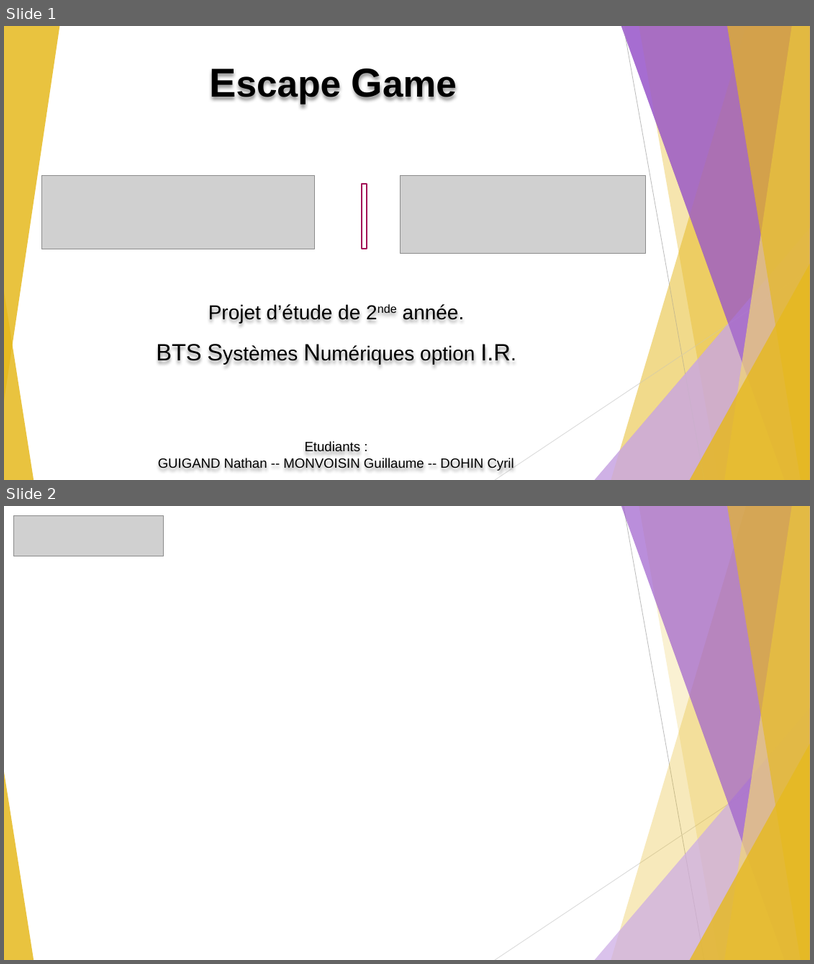
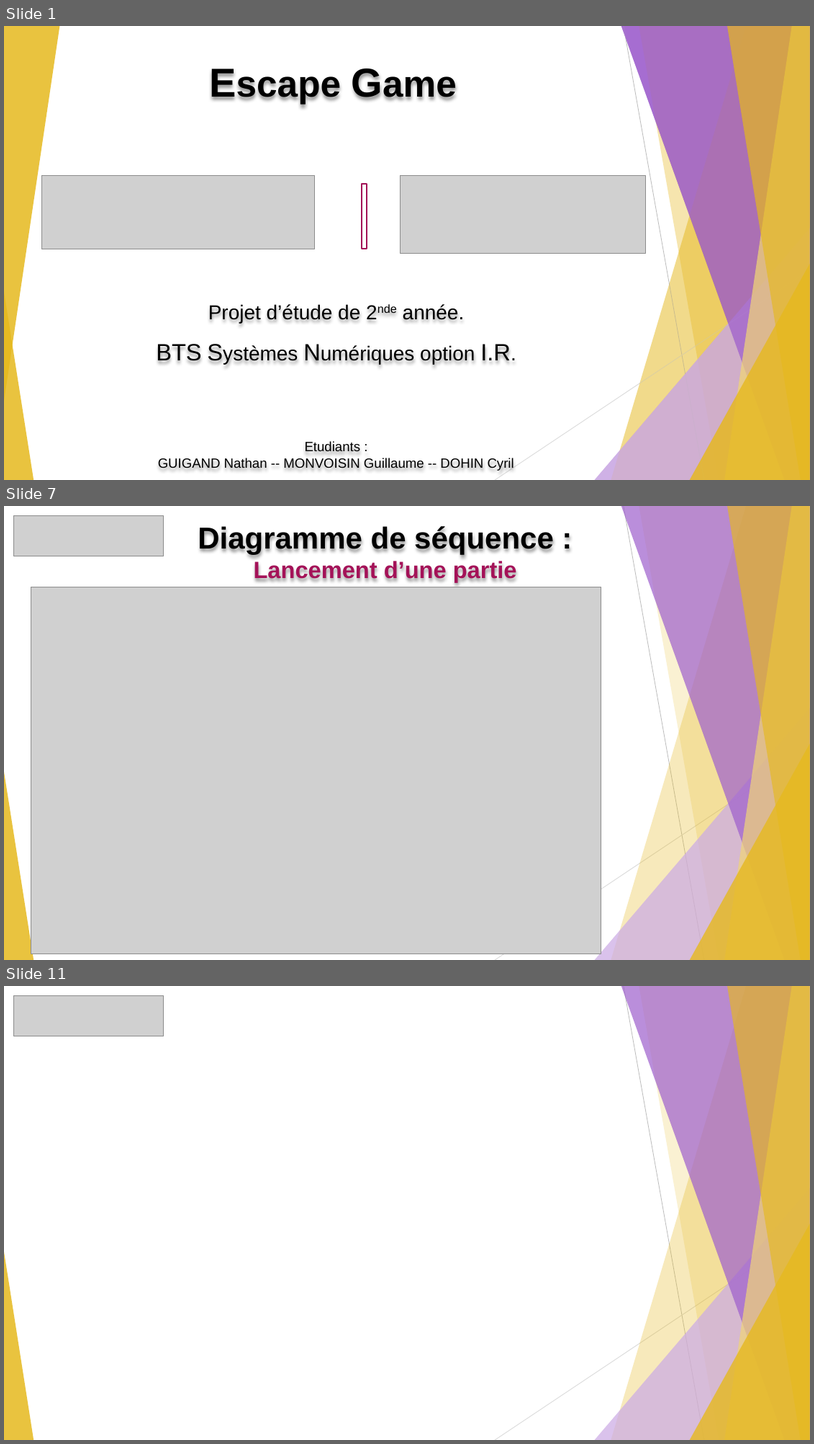
Before and after one commit to GuiguiMvn/Systeme-Escape-Game-Telethon, a slide deck: Nathan/PowerPoint modèle (à copier_coller).pptx. Shown one above the other, each under a label of ours: slides 1 and 2 before the commit, slides 1, 7 and 11 after it; the slides between them are not shown. The pictures are 814x964 and 814x1444 pixels, drawn with LibreOffice and Linux fonts; fonts in the diff are those of the drawing; grey boxes stand for pictures. Boxes give left, top, right and bottom in pixels: in the first picture for what was removed or moved away, otherwise in the second. Text is boxed around its words. In the diff, an @@ line names an element or a change of style, - is before the commit and + after.

Commit message:
Modification diagramme de séquence, Modification du diaporama...

```diff
--- a/Nathan/PowerPoint modèle (à copier_coller).pptx
+++ b/Nathan/PowerPoint modèle (à copier_coller).pptx
@@ slide 7 added at [4,506,810,960], background #FFFFFF; not listed: 10 template elements that a slide beside it also shows @@
@@ picture added at [13,515,164,556] @@
@@ text added at [198,524,554,582], 36 pt, text #000000, bold @@
+Diagramme de séquence : Lancement d’une partie
@@ picture added at [31,587,602,954] @@
@@ what was slide 2 is now slide 11 @@
```
Also in this commit, not shown: 8 other slides added, 3 slides removed, 4 other files.
